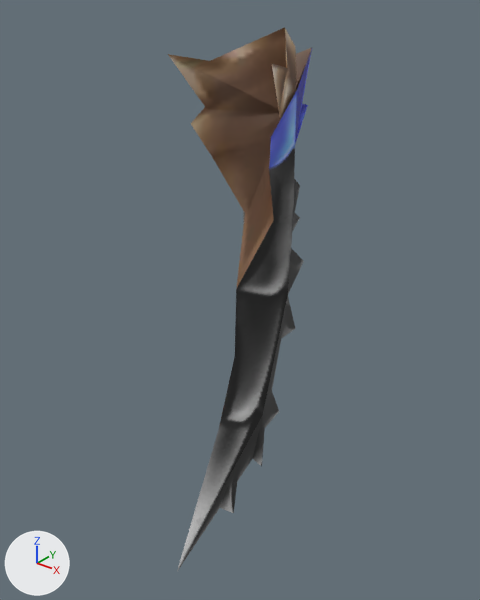
The FBX model public/fbx/w302066_02/w302066_02.fbx as it was, and as the next commit left it.
Before and after are seen from a camera (50 mm lens) standing at (0.00443, -0.00566, -0.00087) and looking at (-0.00006, -0.00005, -0.00435). The axes (+X, +Y, +Z) are drawn at lower left. The lights are the same throughout. Where no turn or scale is listed for an object, it has been applied to the vertices.

The first picture shows 'mSaya'.
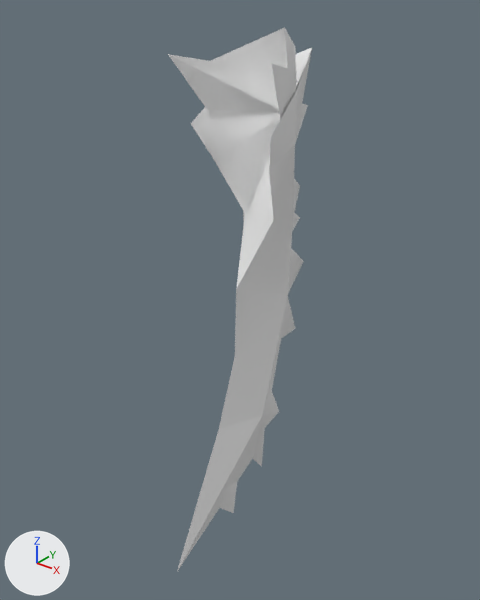
The newer file is also turned or shifted as a whole; pictures and numbers use the older file's frame.

Boxes [x1, y1, x2, y2] around the edits, measured in the pictures (480 x 600 px):
'mSaya', recoloured: [168, 27, 312, 571] in both

The change, as a list of edits to the scene's bpy script:
```text
Change me_msaya:
    where me_msaya.from_pydata(...)  # 58 vertices, 100 faces; spans x -0.00066..0.00066, y -0.00141..0.00122, z -0.00764..-0.00135
    remove me_msaya.materials.append(mat_mtwepkatana)  # picture img_w302066_01_png
```
